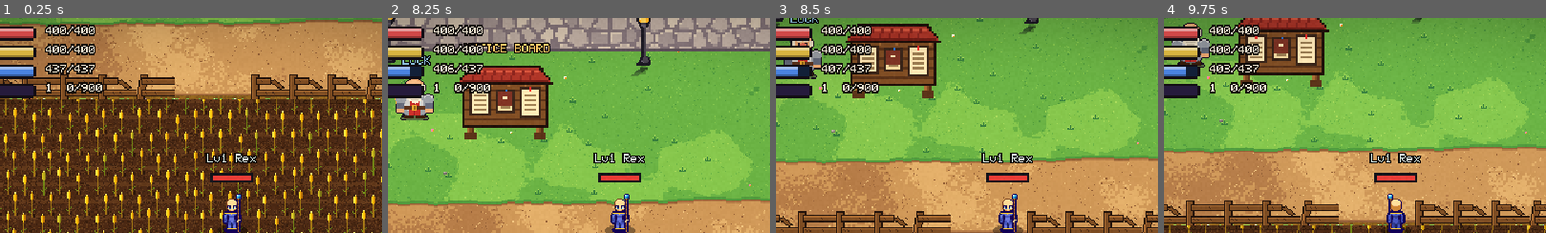
Above: before the commit, frames 1-4 (left to right).
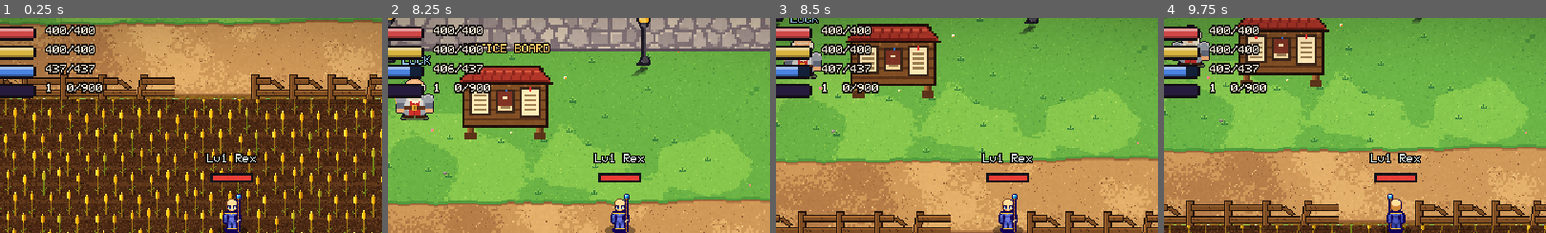
Above: after the commit, the same moments.

Repository: ivymiketwo/Dorkfall
Game: Godot game, scene res://scenes/main.tscn
Two runs of this game, one before a commit and one after it. Both use one fixed random seed, a clock stepped at 60 frames per second and the inputs below.
Inputs (mouse positions are % of the whole screen's width and height, from its top left):
- Up to frame 1 (0.25 s): no input
- Up to frame 2 (8.25 s): tap Enter at 0.5 s; drag from (89, 94) to (60, 28) at 0.52 s; drag from (92, 65) to (45, 70) at 1.27 s; move the mouse to (97, 45) at 2.02 s; hold D (move_right) 2.03-2.75 s; hold F (interact) 2.03-2.75 s; click (97, 45) at 2.17 s; drag from (45, 70) to (20, 35) at 2.77 s; move the mouse to (80, 65) at 3.52 s; hold A (move_left) 3.53-4.25 s; hold K (spellbook) 3.53-4.25 s; tap Space (jump) at 3.77, 4.07, 6.77, 7.07 s; drag from (20, 35) to (35, 25) at 4.27 s; move the mouse to (55, 50) at 5.02 s; hold S (move_down) 5.03-5.75 s; hold C (stats) 5.03-5.75 s; click (55, 50) at 5.17 s; drag from (35, 25) to (30, 55) at 5.77 s; move the mouse to (72, 45) at 6.52 s; hold W (move_up) 6.53-7.25 s; tap Keypad Enter at 6.6 s; drag from (30, 55) to (12, 6) at 7.27 s; move the mouse to (60, 28) at 8.02 s; hold S (move_down) from 8.03 s (still down); tap X at 8.1 s
- Up to frame 3 (8.5 s): keep holding S (move_down)
- Up to frame 4 (9.75 s): release S (move_down) at 8.75 s; drag from (45, 70) to (20, 35) at 8.77 s; move the mouse to (80, 65) at 9.52 s; hold W (move_up) from 9.53 s (still down); tap T at 9.6 s; click (80, 65) at 9.67 s
The pictures show only the part of the screen within x 20-70%, y 0-50%; the shares and areas given below are measured in that part.

Frames 1-2 are identical in both runs. In frame 3, 0.3% of the frame differs, in the area x 2-12%, y 9-27%; in frame 4, 0.4%, in the area x 2-12%, y 2-21%.

Commit message:
Pet shop interior redo: hay nests, animated dragons/eggs, new shopkeeper Petra; nudge Mirelle's head 1px right
Co-Authored-By: Claude Sonnet 5.5 <noreply@anthropic.com>
Claude-Session: https://claude.ai/code/session_01UyEsHhhwY5pbE3D4yW6PxM

Diff:
--- a/scenes/interior_pet_shop.tscn
+++ b/scenes/interior_pet_shop.tscn
@@ -1,21 +1,89 @@
-[gd_scene load_steps=7 format=3]
+[gd_scene load_steps=14 format=3]
 
 [ext_resource type="Script" path="res://scripts/interior.gd" id="1_script"]
 [ext_resource type="Texture2D" path="res://art/interior_pet_shop.png" id="2_tex"]
 [ext_resource type="PackedScene" path="res://scenes/npc.tscn" id="3_npc"]
 [ext_resource type="Resource" path="res://shops/pet_shop.tres" id="4_shop"]
+[ext_resource type="Texture2D" path="res://art/pet_keeper.png" id="5_keeper"]
+[ext_resource type="Script" path="res://scripts/critter.gd" id="6_critter"]
+[ext_resource type="Texture2D" path="res://art/pet_cage_red.png" id="7_red"]
+[ext_resource type="Texture2D" path="res://art/pet_cage_blue.png" id="8_blue"]
+[ext_resource type="Texture2D" path="res://art/pet_cage_yellow.png" id="9_yellow"]
+[ext_resource type="Texture2D" path="res://art/pet_cage_eggs.png" id="10_eggs"]
+[ext_resource type="Texture2D" path="res://art/pet_nest_egg.png" id="11_egg"]
+[ext_resource type="Texture2D" path="res://art/pet_pen.png" id="12_pen"]
 
 [sub_resource type="RectangleShape2D" id="RectangleShape2D_exit"]
 size = Vector2(24, 6)
 
 [node name="PetShop" type="Node2D"]
 script = ExtResource("1_script")
-solids = Array[Rect2]([Rect2(0, 0, 224, 34), Rect2(0, 0, 8, 176), Rect2(216, 0, 8, 176), Rect2(0, 168, 100, 8), Rect2(124, 168, 100, 8), Rect2(100, 176, 24, 8), Rect2(72, 94, 80, 14), Rect2(16, 122, 32, 20), Rect2(12, 146, 34, 16), Rect2(166, 112, 46, 36)])
+solids = Array[Rect2]([Rect2(0, 0, 224, 34), Rect2(0, 0, 8, 176), Rect2(216, 0, 8, 176), Rect2(0, 168, 100, 8), Rect2(124, 168, 100, 8), Rect2(100, 176, 24, 8), Rect2(72, 94, 80, 14), Rect2(16, 122, 32, 20), Rect2(12, 146, 34, 16), Rect2(166, 112, 46, 36), Rect2(172, 152, 40, 14)])
 
 [node name="Room" type="Sprite2D" parent="."]
 scale = Vector2(0.5, 0.5)
 texture = ExtResource("2_tex")
 centered = false
+
+[node name="CageRed" type="Sprite2D" parent="."]
+position = Vector2(10, 3)
+scale = Vector2(0.5, 0.5)
+texture = ExtResource("7_red")
+centered = false
+hframes = 4
+script = ExtResource("6_critter")
+frames = PackedInt32Array(0, 1, 0, 1, 3, 1, 0)
+durations = PackedFloat32Array(0.9, 0.4, 0.9, 0.4, 0.16, 0.4, 1.2)
+
+[node name="CageBlue" type="Sprite2D" parent="."]
+position = Vector2(54, 3)
+scale = Vector2(0.5, 0.5)
+texture = ExtResource("8_blue")
+centered = false
+hframes = 4
+script = ExtResource("6_critter")
+frames = PackedInt32Array(0, 1, 2, 0, 1, 0, 3, 0)
+durations = PackedFloat32Array(1.1, 0.4, 0.16, 1.0, 0.4, 0.8, 0.16, 0.9)
+
+[node name="CageEggs" type="Sprite2D" parent="."]
+position = Vector2(131.5, 3)
+scale = Vector2(0.5, 0.5)
+texture = ExtResource("10_eggs")
+centered = false
+hframes = 4
+script = ExtResource("6_critter")
+frames = PackedInt32Array(0, 0, 1, 0, 2, 0)
+durations = PackedFloat32Array(2.4, 0.15, 0.15, 0.15, 0.15, 3.0)
+
+[node name="CageYellow" type="Sprite2D" parent="."]
+position = Vector2(175.5, 3)
+scale = Vector2(0.5, 0.5)
+texture = ExtResource("9_yellow")
+centered = false
+hframes = 4
+script = ExtResource("6_critter")
+frames = PackedInt32Array(0, 1, 0, 1, 2, 3, 0)
+durations = PackedFloat32Array(0.8, 0.4, 1.2, 0.4, 0.16, 0.4, 1.0)
+
+[node name="NestEgg" type="Sprite2D" parent="."]
+position = Vector2(26, 126)
+scale = Vector2(0.5, 0.5)
+texture = ExtResource("11_egg")
+centered = false
+hframes = 7
+script = ExtResource("6_critter")
+frames = PackedInt32Array(0, 1, 0, 2, 0, 1, 2, 0, 3, 4, 3, 5, 3, 4, 5, 3, 6, 3)
+durations = PackedFloat32Array(3.0, 0.14, 0.14, 0.14, 0.14, 0.14, 0.14, 2.5, 0.2, 0.14, 0.2, 0.14, 0.2, 0.14, 0.14, 0.4, 0.5, 4.0)
+
+[node name="Pen" type="Sprite2D" parent="."]
+position = Vector2(166, 112)
+scale = Vector2(0.5, 0.5)
+texture = ExtResource("12_pen")
+centered = false
+hframes = 4
+script = ExtResource("6_critter")
+frames = PackedInt32Array(0, 1, 2, 3)
+durations = PackedFloat32Array(0.7, 0.7, 0.7, 0.7)
 
 [node name="Entry" type="Marker2D" parent="."]
 position = Vector2(112, 152)
@@ -30,3 +98,5 @@
 position = Vector2(112, 88)
 display_name = "Petra"
 shop = ExtResource("4_shop")
+sprite_texture = ExtResource("5_keeper")
+idle_split_row = 27
--- /dev/null
+++ b/scripts/critter.gd
@@ -0,0 +1,33 @@
+class_name Critter
+extends Sprite2D
+## Plays a looping sequence of sprite-sheet frames: `frames[i]` is shown for
+## `durations[i]` seconds. Used for the caged dragons, the wobbling egg and the
+## sleeping dragon in the pet shop. Set the sheet's hframes in the Inspector.
+
+@export var frames := PackedInt32Array([0, 1])
+@export var durations := PackedFloat32Array([1.0, 0.3])
+@export var random_start := true       # so neighbouring critters don't move in lockstep
+@export var speed_jitter := 0.2        # +/- this much random speed difference per critter
+
+var _i := 0
+var _t := 0.0
+var _speed := 1.0
+
+
+func _ready() -> void:
+	_speed = 1.0 + randf_range(-speed_jitter, speed_jitter)
+	if frames.is_empty() or durations.size() < frames.size():
+		set_process(false)
+		return
+	if random_start:
+		_i = randi() % frames.size()
+		_t = randf() * durations[_i]
+	frame = frames[_i]
+
+
+func _process(delta: float) -> void:
+	_t += delta * _speed
+	while _t >= durations[_i]:
+		_t -= durations[_i]
+		_i = (_i + 1) % frames.size()
+		frame = frames[_i]
Not shown, added: art/bld_bakery.png.import
Not shown, added: art/bld_cafe.png.import
Not shown, added: art/bld_carpenter.png.import
Not shown, added: art/bld_farmhouse.png.import
Not shown, added: art/bld_home.png.import
Not shown, added: art/bld_library.png.import
Not shown, added: art/bld_marlo.png.import
Not shown, added: art/bld_shack.png.import
Not shown, added: art/bld_store.png.import
Not shown, added: art/bld_wren.png.import
Not shown, added: art/bulletin_board.png.import
Not shown, added: art/cauldron.png.import
(and 42 more such lines)
